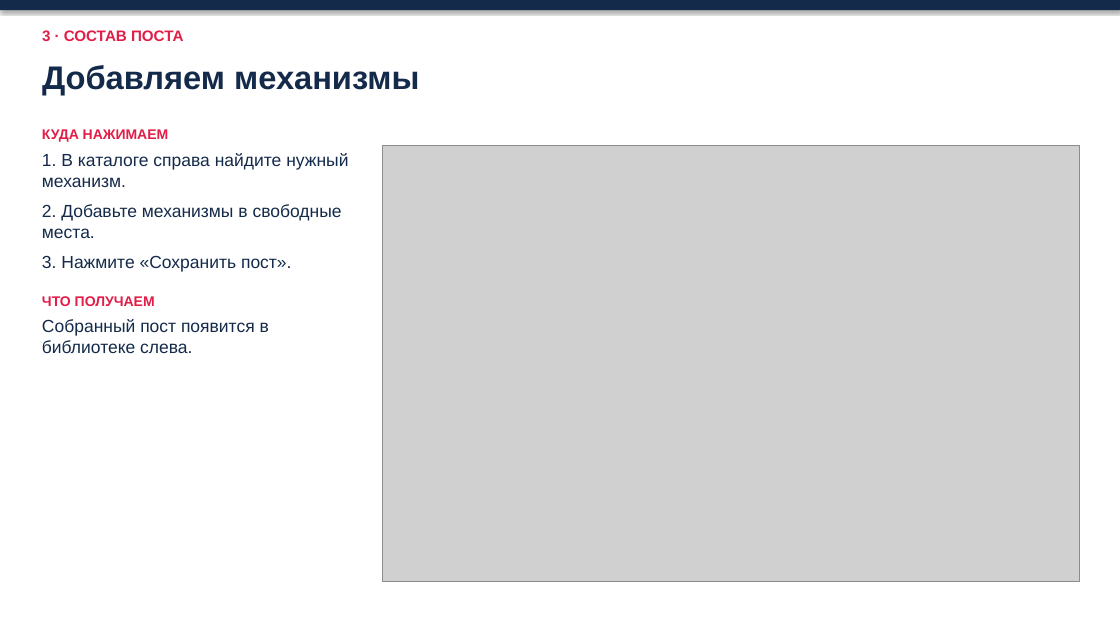
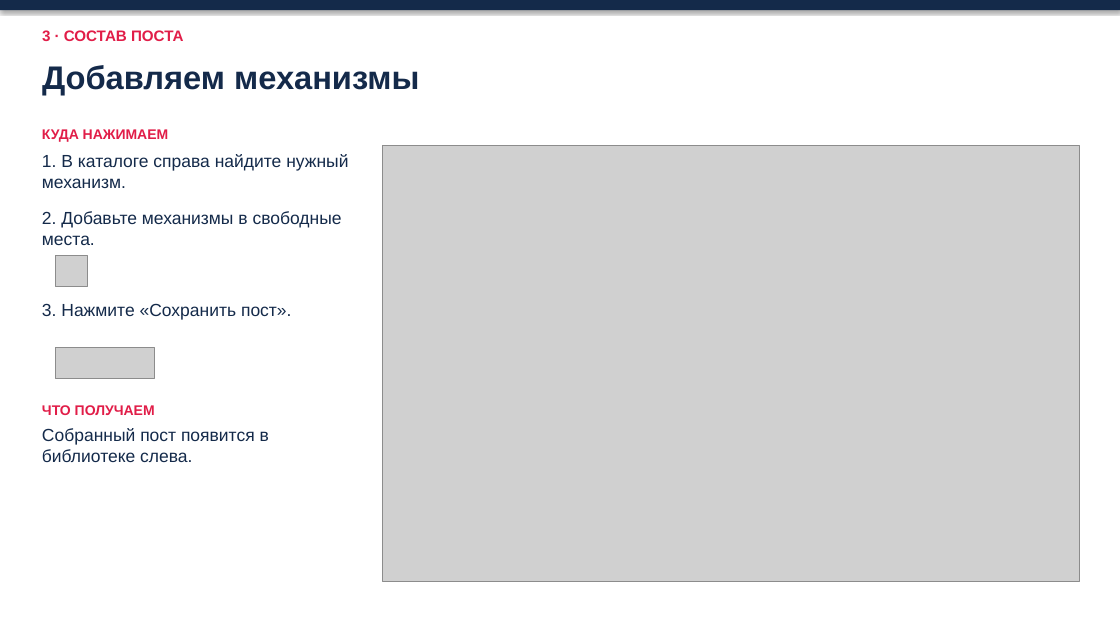
Before and after one commit to ZAVALEX174/electroPlan, a slide deck: slide 8 of docs/как-работать-в-новом-проекте-2026-11-14.pptx. Drawn at 1120x630 pixels with LibreOffice and Linux fonts; fonts in the diff are those of the drawing; grey boxes stand for pictures. Boxes give left, top, right and bottom in pixels: in the first picture for what was removed or moved away, otherwise in the second. Text is boxed around its words. In the diff, an @@ line names an element or a change of style, - is before the commit and + after.

```diff
--- a/docs/как-работать-в-новом-проекте-2026-11-14.pptx
+++ b/docs/как-работать-в-новом-проекте-2026-11-14.pptx
@@ text "КУДА НАЖИМАЕМ" at <box>42,129,169,142</box>: more space between paragraphs @@
@@ text at <box>42,153,348,353</box>: paragraphs removed @@
-1. В каталоге справа найдите нужный механизм.
-2. Добавьте механизмы в свободные места.
-3. Нажмите «Сохранить пост».
-ЧТО ПОЛУЧАЕМ
-Собранный пост появится в библиотеке слева.
@@ text added at <box>42,211,342,245</box>, 15 pt, text #142A4A @@
+2. Добавьте механизмы в свободные места.
@@ picture added at <box>55,255,87,287</box> @@
@@ text added at <box>42,303,292,320</box>, 15 pt, text #142A4A @@
+3. Нажмите «Сохранить пост».
@@ picture added at <box>55,348,155,379</box> @@
@@ text added at <box>42,405,155,415</box>, 12 pt, text #E11D48, bold @@
+ЧТО ПОЛУЧАЕМ
@@ text added at <box>42,428,269,462</box>, 15 pt, text #142A4A @@
+Собранный пост появится в библиотеке слева.
```
Also in this commit, not shown: 16 other slides changed.
